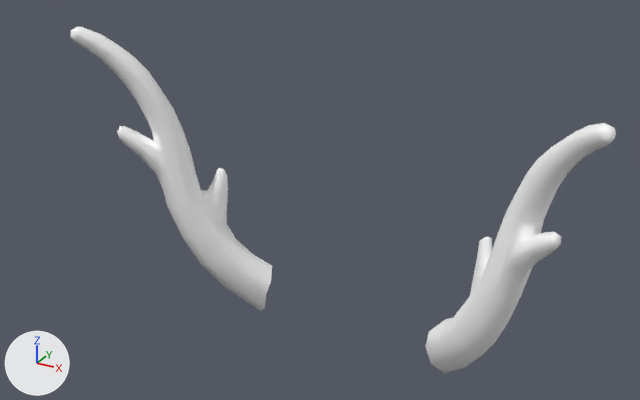
The FBX model Assets/CommonRaw/Models/BengTie/YinYueR/Horn/Horn.fbx as it was, and as the next commit left it.
Before and after are seen from a 50 mm lens placed at (0.163, -0.371, 1.815), pointed at (0.001, -0.077, 1.668). Lighting does not change. The marker at lower left points along +X, +Y and +Z.

The first picture shows 'horn'.
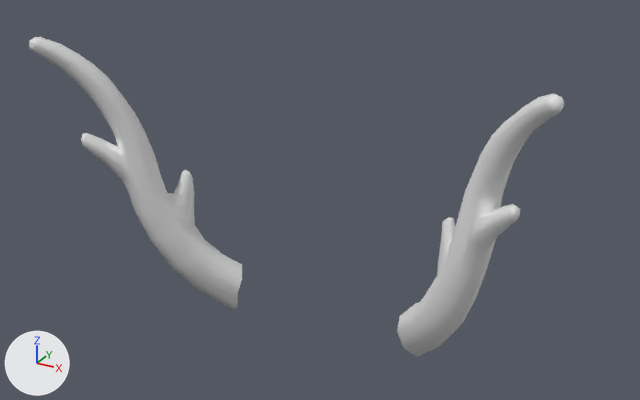
Boxes (x1, y1, x2, y2) around the edits, measured in the pictures (640 x 400 px):
```json
{"object": "horn", "change": "recoloured, turned, rescaled", "before": [71, 27, 616, 373], "after": [29, 37, 565, 357]}
```

Edits to the scene script, one JSON object a line:
```json
{"op": "set", "path": "mat_horn.base_color", "old": "(1.0, 1.0, 1.0)", "new": "(0.757, 0.757, 0.757)", "note": "white #ffffff -> light grey #e2e2e2"}
{"op": "set", "path": "ob_horn.rotation_euler", "old": "(1.571, 0.0, 0.0)", "new": "(-1.571, 0.0, 0.0)", "note": "degrees (90, 0, 0) -> degrees (-90, 0, 0)"}
{"op": "set", "path": "ob_horn.scale", "old": "(0.01, 0.01, 0.01)", "new": "(-0.01, -0.01, -0.01)"}
```
